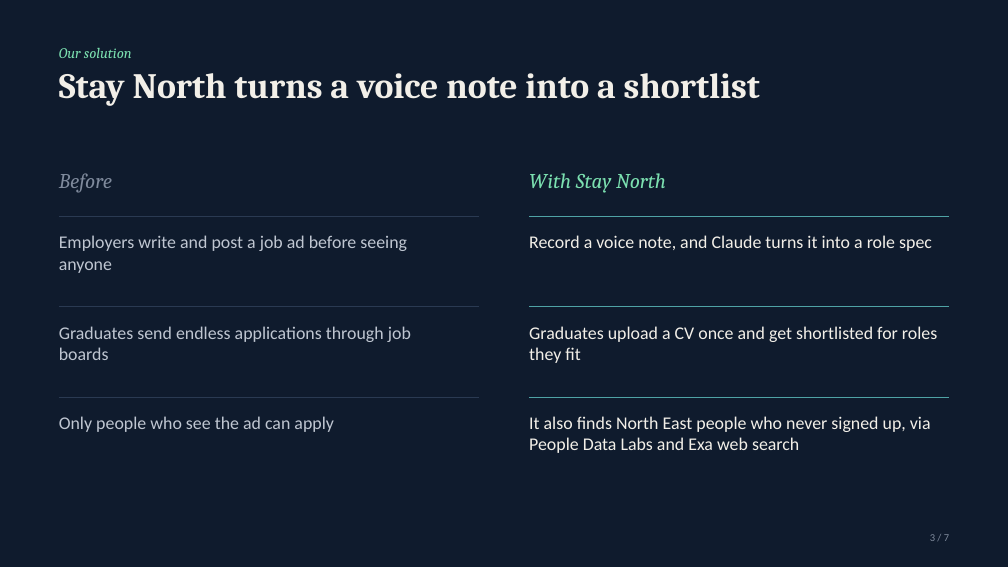
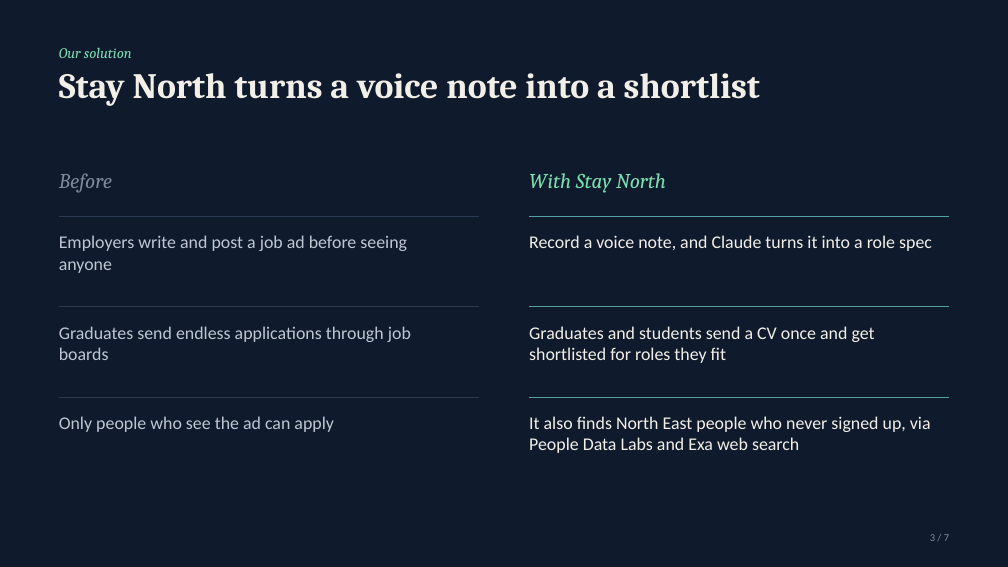
Before and after one commit to OP793/Table7, a slide deck: slide 3 of presentation/Table7-pitch-deck.pptx. Drawn at 1008x567 pixels with LibreOffice and Linux fonts; fonts in the diff are those of the drawing. Boxes give left, top, right and bottom in pixels: in the first picture for what was removed or moved away, otherwise in the second. Text is boxed around its words. In the diff, an @@ line names an element or a change of style, - is before the commit and + after.

```diff
--- a/presentation/Table7-pitch-deck.pptx
+++ b/presentation/Table7-pitch-deck.pptx
@@ text at bbox=[529, 326, 875, 363]: text changed @@
-Graduates upload a CV once and get shortlisted for roles they fit
+Graduates and students send a CV once and get shortlisted for roles they fit
```
Also in this commit, not shown: 3 other slides changed.
